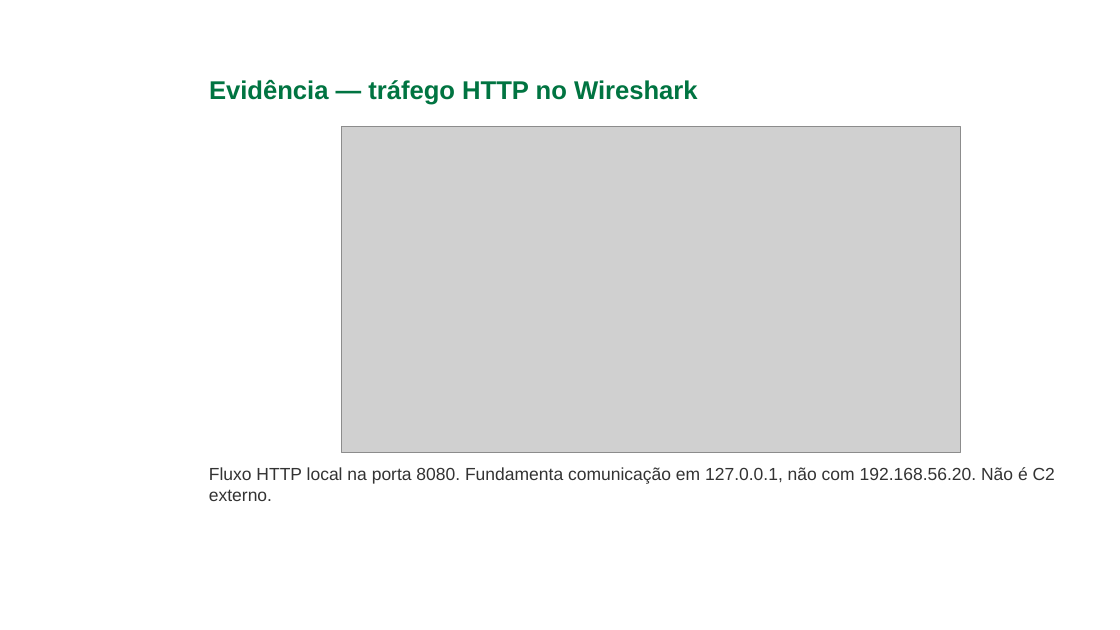
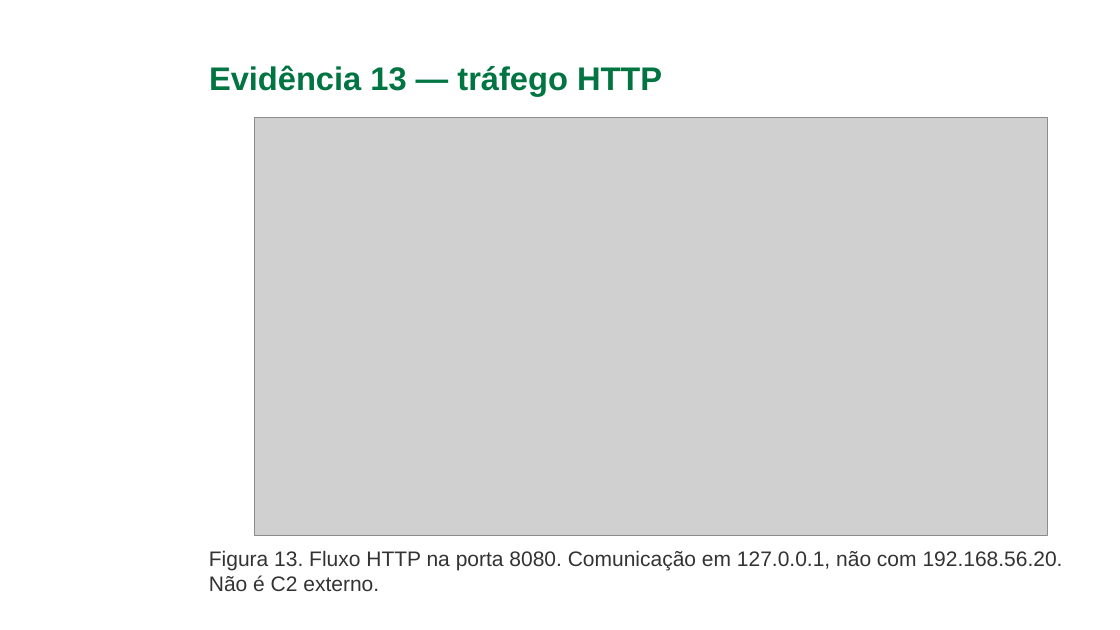
Before and after one commit to gabriellucasalves/Nexus-interprise, a slide deck: slide 29 of docs/caso-techcorp/Nexus_Apresentacao_Caso_TechCorp_Ajustada_Final.pptx (slide 14 before the commit). Drawn at 1120x630 pixels with LibreOffice and Linux fonts; fonts in the diff are those of the drawing; grey boxes stand for pictures; background and template pictures are left out. Boxes give left, top, right and bottom in pixels: in the first picture for what was removed or moved away, otherwise in the second. Text is boxed around its words. In the diff, an @@ line names an element or a change of style, - is before the commit and + after.

```diff
--- a/docs/caso-techcorp/Nexus_Apresentacao_Caso_TechCorp_Ajustada_Final.pptx
+++ b/docs/caso-techcorp/Nexus_Apresentacao_Caso_TechCorp_Ajustada_Final.pptx
@@ title at [209,65,662,96]: text changed; size 22 to 28 pt @@
-Evidência — tráfego HTTP no Wireshark
+Evidência 13 — tráfego HTTP
@@ picture: place and size @@
-picture at [342,127,960,453]
+picture at [255,118,1047,536]
@@ text at [209,550,1063,591]: text changed; size 15 to 18 pt @@
-Fluxo HTTP local na porta 8080. Fundamenta comunicação em 127.0.0.1, não com 192.168.56.20. Não é C2 externo.
+Figura 13. Fluxo HTTP na porta 8080. Comunicação em 127.0.0.1, não com 192.168.56.20. Não é C2 externo.
```
Also in this commit, not shown: 27 other slides changed, 13 slides added, 2 slides removed, 1 other file.
